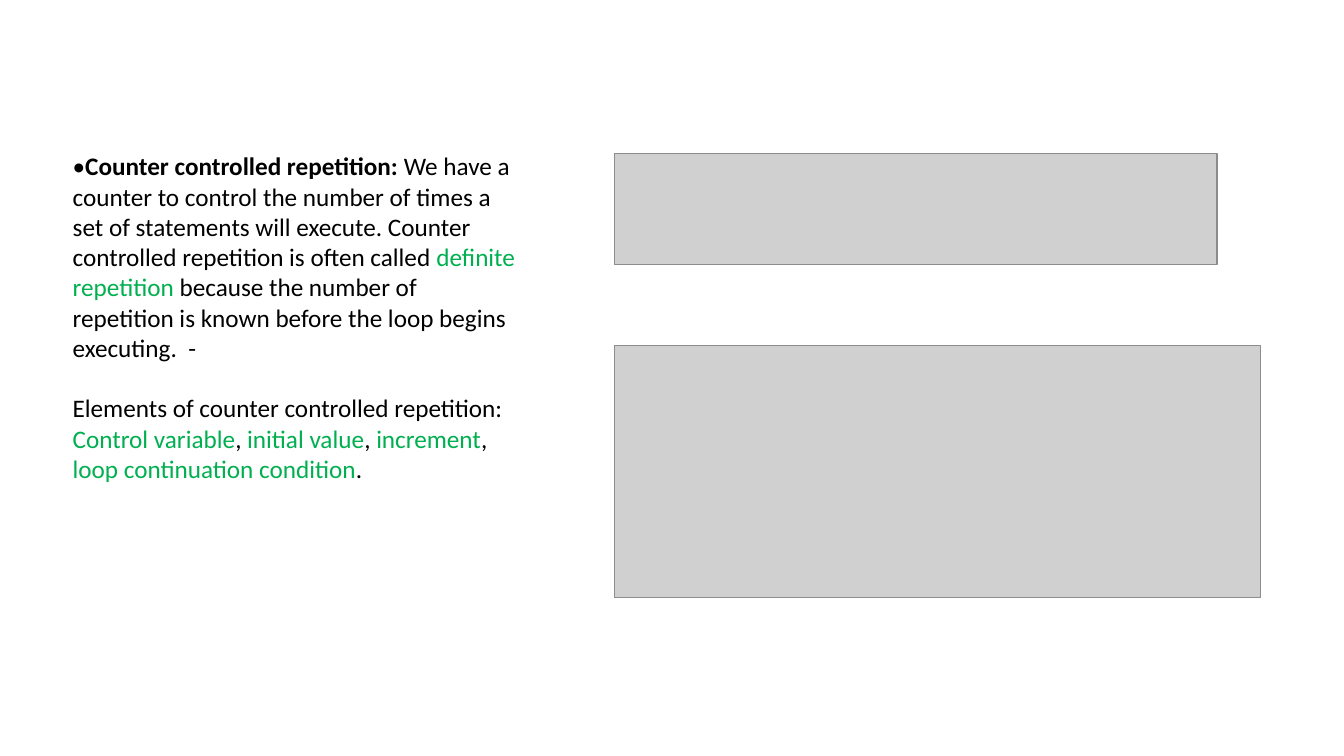
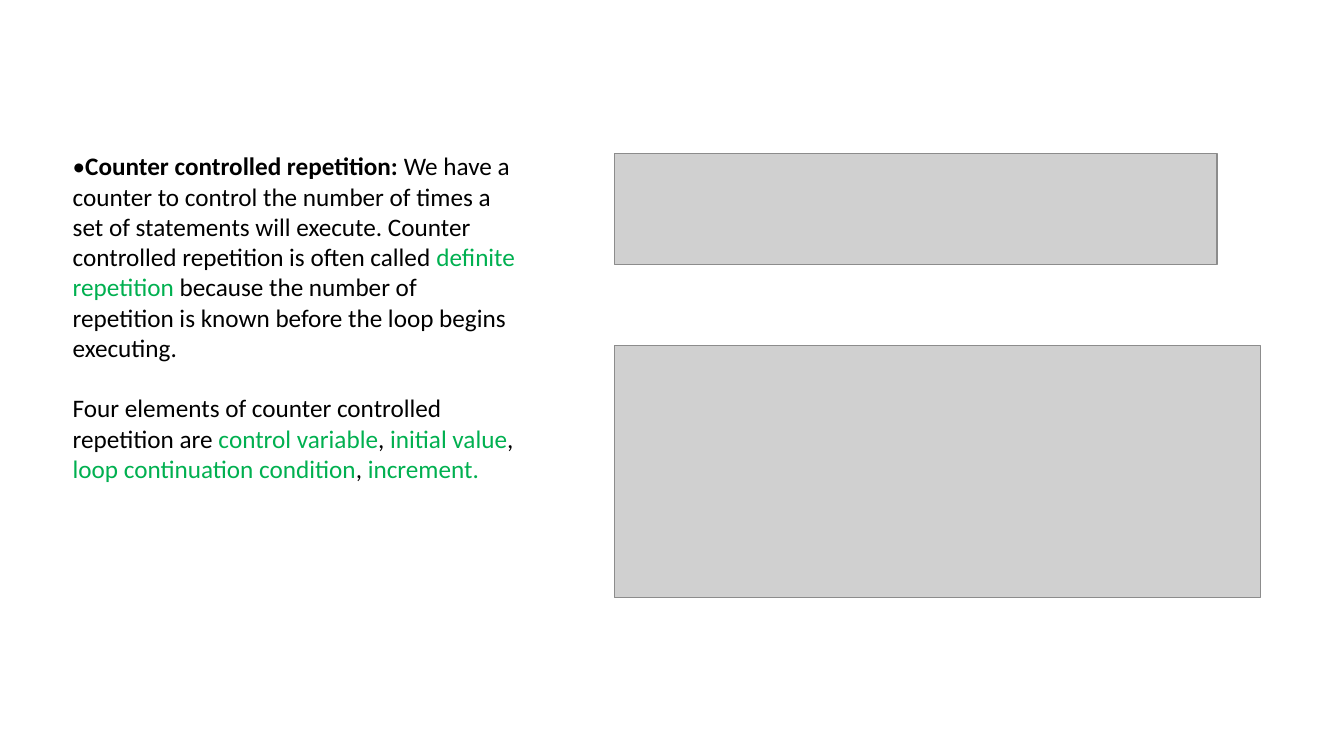
Before and after one commit to AnilJava95/Other, a slide deck: slide 7 of Computer Science and Programming Languages/Control Statements and Structured Programming.pptx. Drawn at 1344x756 pixels with LibreOffice and Linux fonts; fonts in the diff are those of the drawing; grey boxes stand for pictures. Boxes give left, top, right and bottom in pixels: in the first picture for what was removed or moved away, otherwise in the second. Text is boxed around its words. In the diff, an @@ line names an element or a change of style, - is before the commit and + after.

```diff
--- a/Computer Science and Programming Languages/Control Statements and Structured Programming.pptx
+++ b/Computer Science and Programming Languages/Control Statements and Structured Programming.pptx
@@ text at bbox=[73, 157, 515, 482]: text changed @@
-•Counter controlled repetition: We have a counter to control the number of times a set of statements will execute. Counter controlled repetition is often called definite repetition because the number of repetition is known before the loop begins executing. -
-Elements of counter controlled repetition: Control variable, initial value, increment, loop continuation condition.
+•Counter controlled repetition: We have a counter to control the number of times a set of statements will execute. Counter controlled repetition is often called definite repetition because the number of repetition is known before the loop begins executing.
+Four elements of counter controlled repetition are control variable, initial value, loop continuation condition, increment.
```
Also in this commit, not shown: 8 other slides changed, 41 other files.
